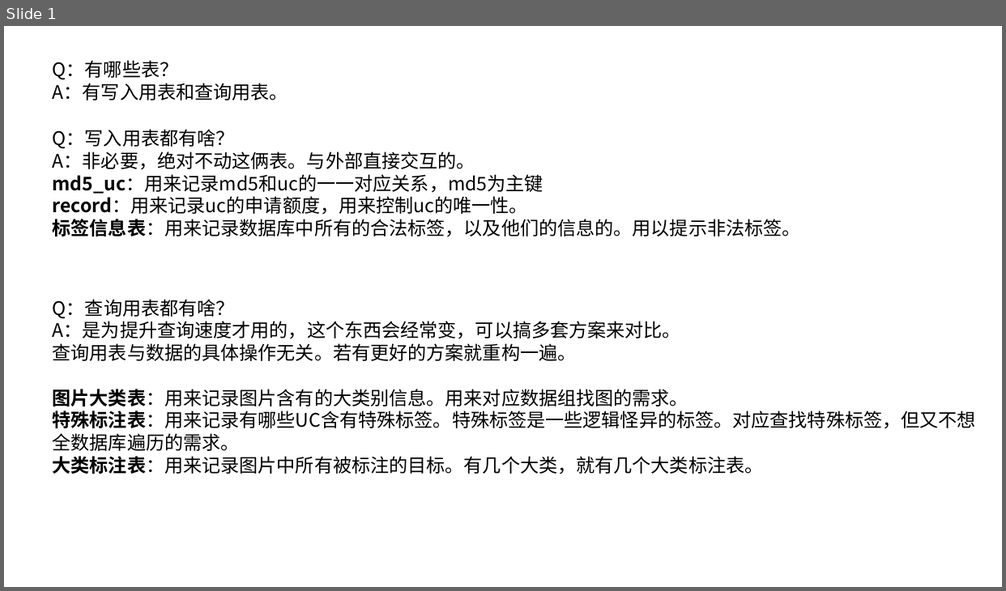
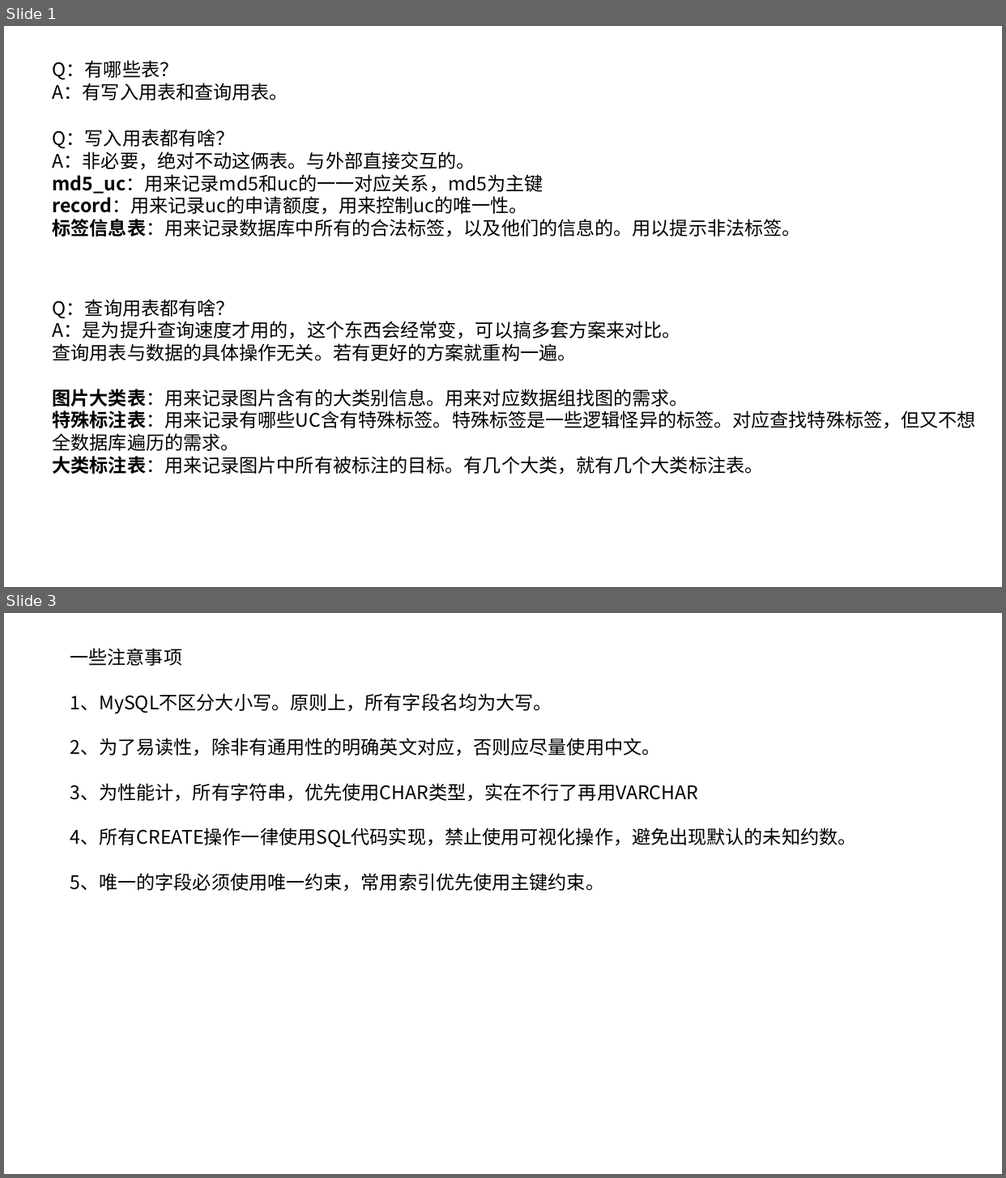
Before and after one commit to tuxingkejiteam/saturn_database, a slide deck: docs/表结构说明.pptx. Shown one above the other, each under a label of ours: slide 1 before the commit, slides 1 and 3 after it; the slides between them are not shown. The pictures are 1006x591 and 1006x1178 pixels, drawn with LibreOffice and Linux fonts; fonts in the diff are those of the drawing. Boxes give left, top, right and bottom in pixels: in the first picture for what was removed or moved away, otherwise in the second. Text is boxed around its words. In the diff, an @@ line names an element or a change of style, - is before the commit and + after.

```diff
--- a/docs/表结构说明.pptx
+++ b/docs/表结构说明.pptx
@@ slide 3 added at [4, 613, 1002, 1174], background #FFFFFF @@
@@ text added at [70, 648, 857, 892], 18 pt, text #000000 @@
+一些注意事项
+1、MySQL不区分大小写。原则上，所有字段名均为大写。
+2、为了易读性，除非有通用性的明确英文对应，否则应尽量使用中文。
+3、为性能计，所有字符串，优先使用CHAR类型，实在不行了再用VARCHAR
+4、所有CREATE操作一律使用SQL代码实现，禁止使用可视化操作，避免出现默认的未知约数。
+5、唯一的字段必须使用唯一约束，常用索引优先使用主键约束。
```
Also in this commit, not shown: 1 slide changed, 1 slide removed, 3 other files.
